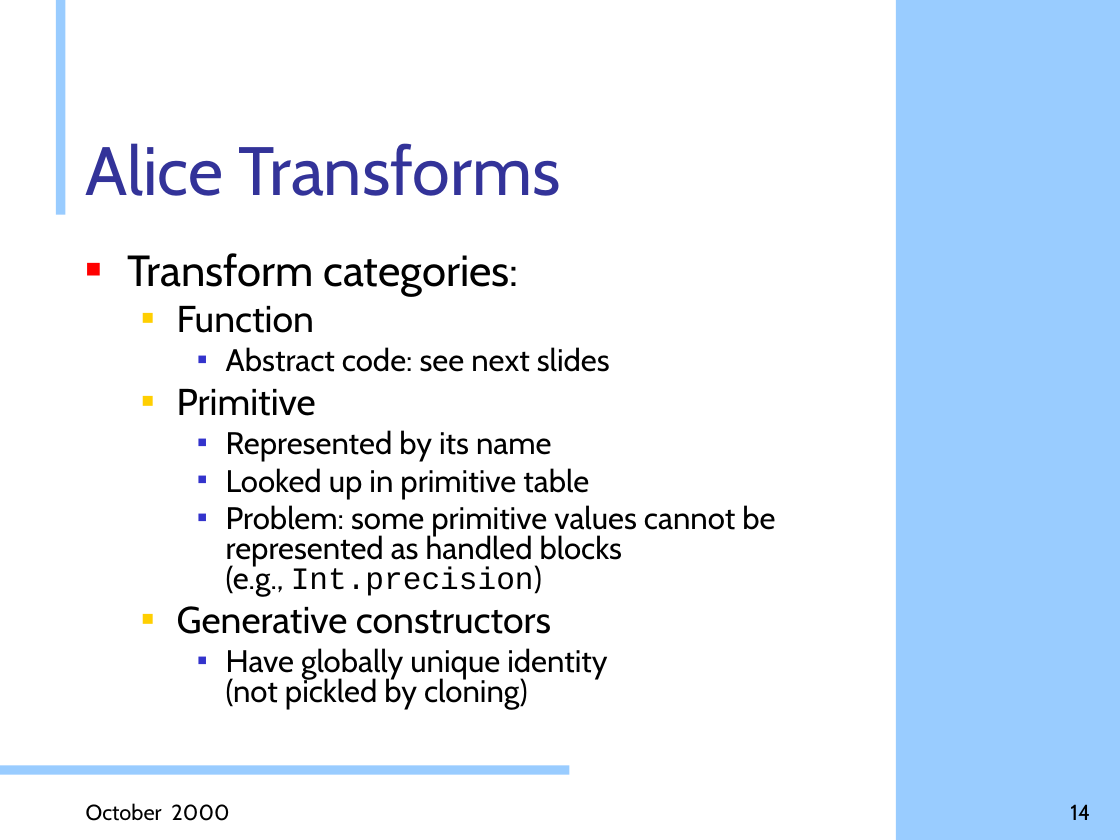
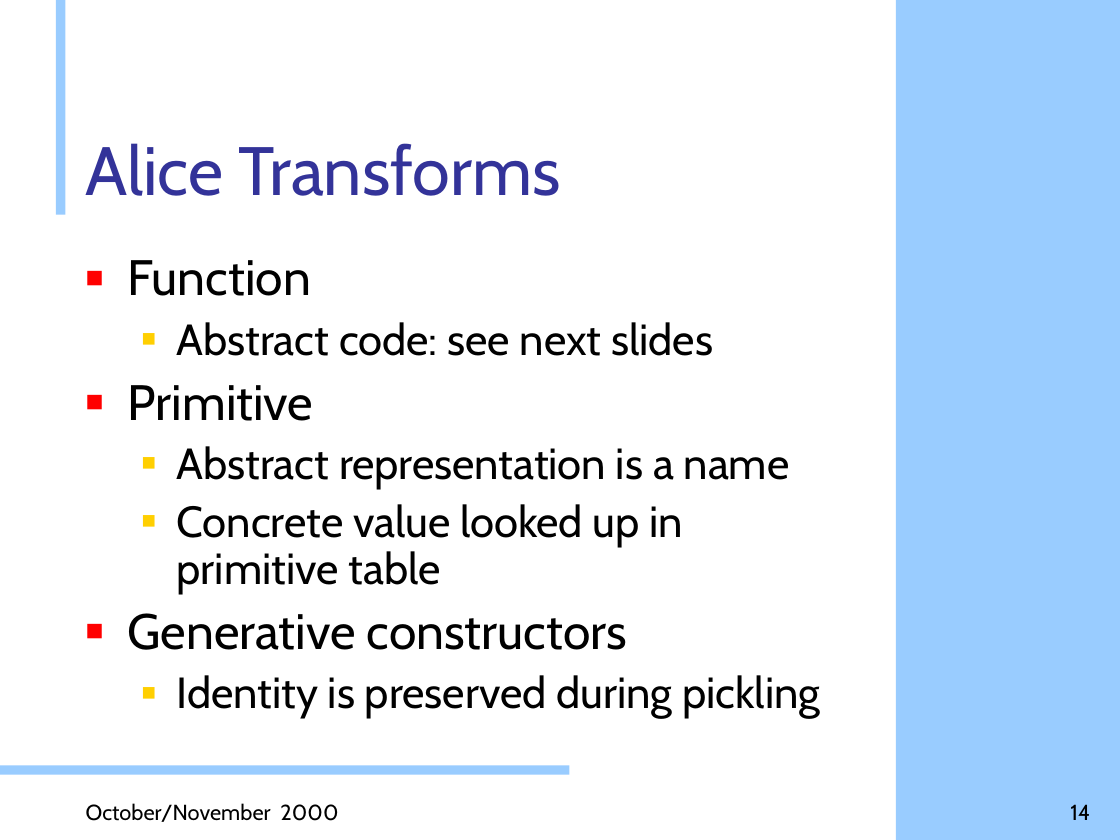
Before and after one commit to doublec/aliceml-abandoned, a slide deck: slide 14 of doc/presentations/Stockwerk Design.ppt. Drawn at 1120x840 pixels with LibreOffice and Linux fonts; fonts in the diff are those of the drawing; background and template pictures are left out. Boxes give left, top, right and bottom in pixels: in the first picture for what was removed or moved away, otherwise in the second. Text is boxed around its words. In the diff, an @@ line names an element or a change of style, - is before the commit and + after.

```diff
--- a/doc/presentations/Stockwerk Design.ppt
+++ b/doc/presentations/Stockwerk Design.ppt
@@ text at (128, 253, 519, 296): paragraph removed @@
-■ Transform categories:
@@ text at (128, 260, 713, 650): size 24 to 32 pt in "Function", "Primitive", "Generative constructors"; size 20 to 28 pt in "Abstract code: see next slides"; list level 2 to 1 in "Function"; line spacing 0.8 to 0.9; bullet colour #FFCF01 to #FF0000; list level 3 to 2 in "Abstract code: see next slides"; bullet colour #3333CC to #FFCF01; list level 2 to 1 in "Primitive"; list level 2 to 1 in "Generative constructors" @@
@@ text at (177, 446, 790, 594): text changed; size 20 to 28 pt @@
-    ■ Represented by its name
-    ■ Looked up in primitive table
-    ■ Problem: some primitive values cannot be
-      represented as handled blocks
-      (e.g., Int.precision)
+  ■ Abstract representation is a name
+  ■ Concrete value looked up in
+    primitive table
@@ text at (177, 675, 820, 719): text changed; size 20 to 28 pt @@
-    ■ Have globally unique identity
-      (not pickled by cloning)
+  ■ Identity is preserved during pickling
@@ text at (86, 803, 338, 822): text changed @@
-October 2000
+October/November 2000
```
Also in this commit, not shown: 17 other slides changed, 2 slides added.
